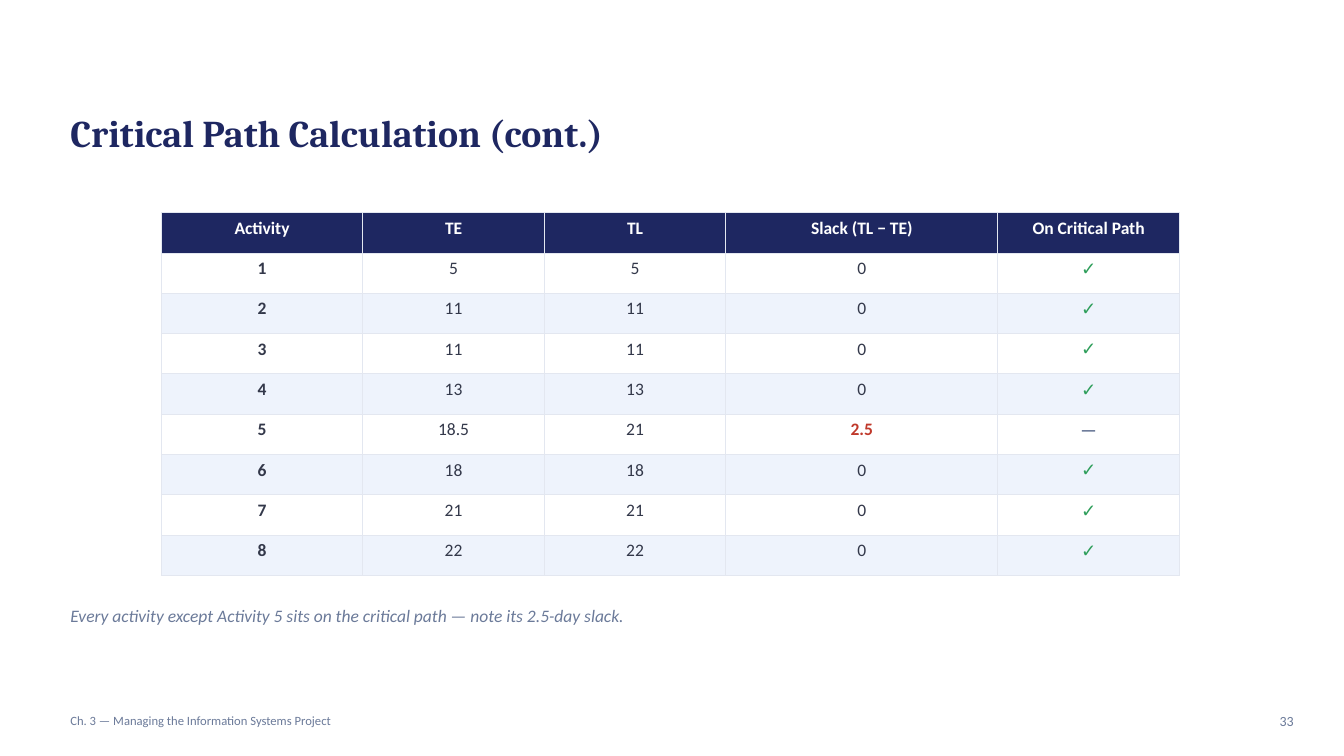
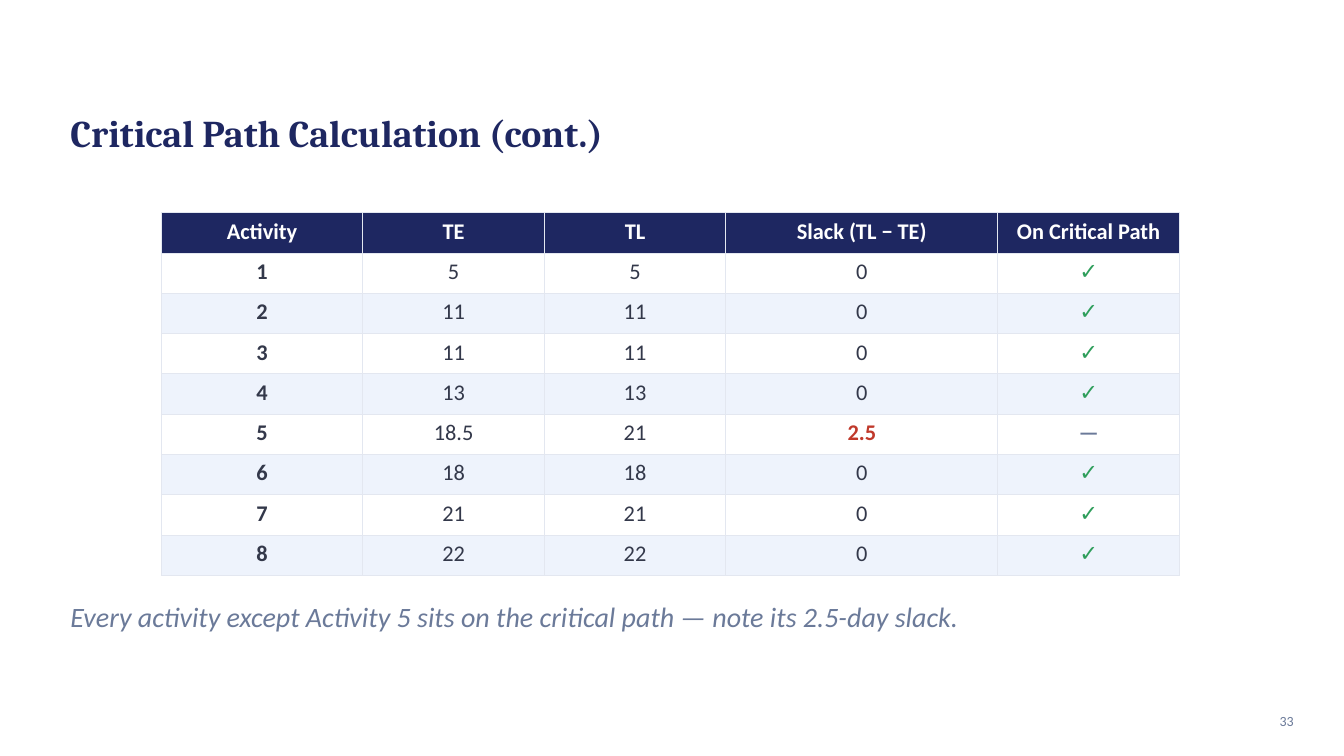
Before and after one commit to shakiliitju/Masters-in-IT, a slide deck: slide 30 of Chapter One 1448/IT 611_Advanced Information Systems Analysis and Design/Lectute Slides/hoffer_msad6e_ch03_updated.pptx. Drawn at 1344x756 pixels with LibreOffice and Linux fonts; fonts in the diff are those of the drawing. Boxes give left, top, right and bottom in pixels: in the first picture for what was removed or moved away, otherwise in the second. Text is boxed around its words. In the diff, an @@ line names an element or a change of style, - is before the commit and + after.

Commit message:
Update IT course lecture materials
Added updated lecture slide PDFs and PowerPoint files for IT 611 Systems Analysis and Design and IT 641 Data Management and Governance, including new Week 1 and revised chapter materials. Removed older ER/SQL lecture files that were superseded by the refreshed course content.

```diff
--- a/Chapter One 1448/IT 611_Advanced Information Systems Analysis and Design/Lectute Slides/hoffer_msad6e_ch03_updated.pptx
+++ b/Chapter One 1448/IT 611_Advanced Information Systems Analysis and Design/Lectute Slides/hoffer_msad6e_ch03_updated.pptx
@@ table at (x1=161, y1=213, x2=1180, y2=576) @@
@@ size 12.5 to 16 pt @@
@@ size 13 to 16 pt in "✓", "✓", "✓", "✓" and 4 more places @@
@@ text "Every activity except Activity 5 ..." at (x1=70, y1=607, x2=958, y2=632): size 12.5 to 20 pt @@
@@ text removed at (x1=70, y1=716, x2=331, y2=727) @@
-Ch. 3 — Managing the Information Systems Project
```
Also in this commit, not shown: 24 other slides changed, 9 other files.
